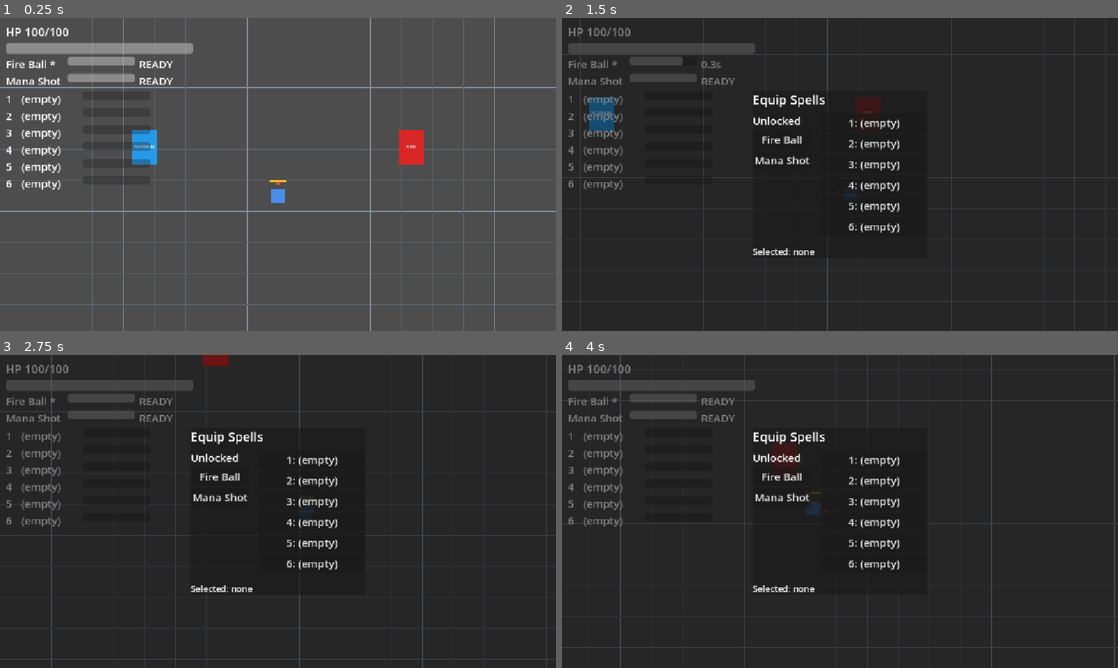
Above: before the commit, frames 1-4 (two rows, left to right).
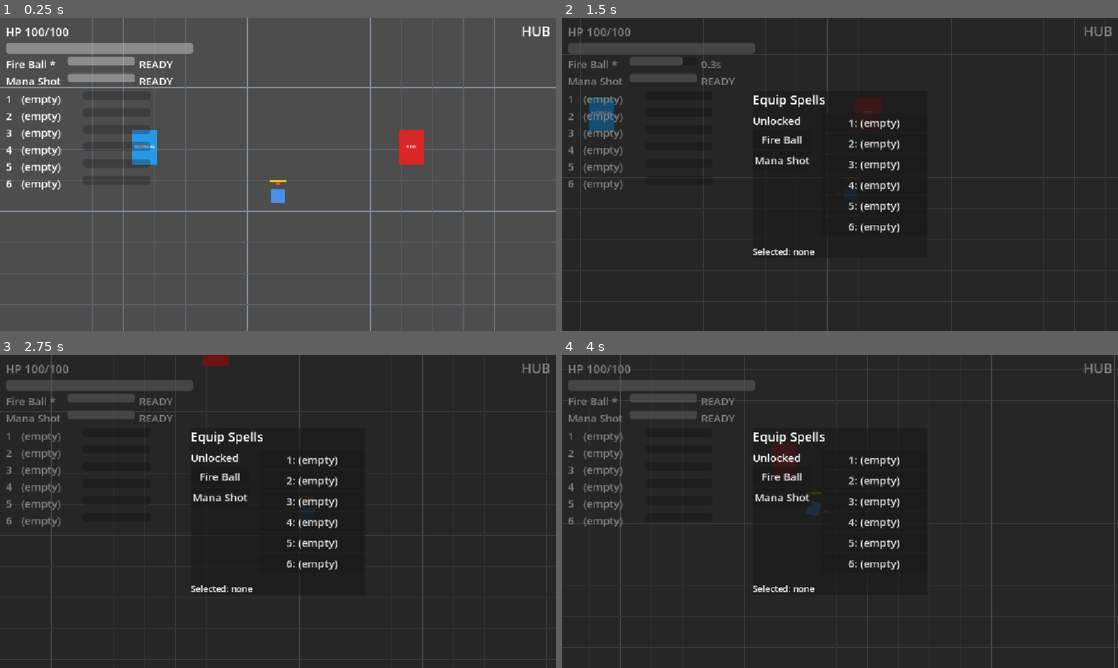
Above: after the commit, the same moments.

Repository: BestestGameStudio/gangU
Game: Godot game, scene res://scenes/main.tscn
Same seed, same stepped clock (60 frames per second), same inputs: the game is played once before the commit and once after it.
Inputs (mouse positions are in pixels of both pictures, inside the frame that each line leads up to):
- Up to frame 1 (0.25 s): no input
- Up to frame 2 (1.5 s): tap Enter at 0.5 s; move the mouse to (962, 158) at 0.52 s; hold D (move_right) 0.53-1.28 s; hold Space (cast) 0.53-1.28 s; move the mouse to (728, 190) at 1.27 s; hold S (move_down) from 1.28 s (still down); tap Tab (equip_panel) at 1.35 s
- Up to frame 3 (2.75 s): move the mouse to (333, 442) at 2.02 s; release S (move_down) at 2.03 s; hold D (move_right) from 2.03 s (still down); tap 1 at 2.1 s
- Up to frame 4 (4 s): move the mouse to (812, 574) at 2.77 s; release D (move_right) at 2.78 s; hold W (move_up) 2.78-3.53 s; tap Enter at 2.85 s; move the mouse to (1006, 558) at 3.52 s; hold A (move_left) from 3.53 s (still down); hold Space (cast) from 3.53 s (still down)

The runs differ from the first frame. In frame 1, 0.1% of the frame differs, in the area x 93-99%, y 2-6%; in frame 2, less than 0.1%; in frame 3, less than 0.1%; in frame 4, less than 0.1%.

Commit message:
#50: move area titles to screen-space CanvasLayer (top-right)
World-space Title labels rendered under or clipped by the fixed HUD zone
depending on camera offset (P5, cosmetic). Each area scene now carries its
title on a CanvasLayer anchored top-right, clear of the HUD band (left edge
452 >= 450 at native 1152), so placement is camera-independent.

Chosen tradeoff (lead judgment under the 2026-11-07 grant, not a user
decision): gate rectangles can still pass under the translucent HUD band at
some stand positions - HUD text stays legible and gates remain usable; a
universal guarantee would need a reserved screen band or per-area camera
limits, out of proportion for P5.

Harness: scripts/test50_title_layer.gd (headless) asserts layer/parent,
right anchor, HUD-band clearance, text preservation, and removal of the
world-space label for hub/dungeon_a/dungeon_b - 19/19 legs PASS locally.
Driver scripts/test50_visual.gd used for captures is a local tool, not
part of this PR.

Diff:
--- a/scenes/dungeon_a.tscn
+++ b/scenes/dungeon_a.tscn
@@ -2,11 +2,20 @@
 
 [node name="DungeonA" type="Node2D"]
 
-[node name="Title" type="Label" parent="."]
-offset_left = 380.0
-offset_top = 24.0
+[node name="TitleLayer" type="CanvasLayer" parent="."]
+
+[node name="Title" type="Label" parent="TitleLayer"]
+anchors_preset = 1
+anchor_left = 1.0
+anchor_right = 1.0
+offset_left = -700.0
+offset_top = 8.0
+offset_right = -12.0
+offset_bottom = 40.0
+grow_horizontal = 0
 theme_override_font_sizes/font_size = 28
 text = "DUNGEON A (placeholder, normal gate)"
+horizontal_alignment = 2
 
 [node name="PlayerSpawn" type="Marker2D" parent="."]
 position = Vector2(576, 560)
--- a/scenes/dungeon_b.tscn
+++ b/scenes/dungeon_b.tscn
@@ -2,11 +2,20 @@
 
 [node name="DungeonB" type="Node2D"]
 
-[node name="Title" type="Label" parent="."]
-offset_left = 380.0
-offset_top = 24.0
+[node name="TitleLayer" type="CanvasLayer" parent="."]
+
+[node name="Title" type="Label" parent="TitleLayer"]
+anchors_preset = 1
+anchor_left = 1.0
+anchor_right = 1.0
+offset_left = -700.0
+offset_top = 8.0
+offset_right = -12.0
+offset_bottom = 40.0
+grow_horizontal = 0
 theme_override_font_sizes/font_size = 28
 text = "DUNGEON B (placeholder, RED gate)"
+horizontal_alignment = 2
 
 [node name="PlayerSpawn" type="Marker2D" parent="."]
 position = Vector2(576, 560)
--- a/scenes/hub.tscn
+++ b/scenes/hub.tscn
@@ -6,11 +6,20 @@
 
 [node name="Hub" type="Node2D"]
 
-[node name="Title" type="Label" parent="."]
-offset_left = 520.0
-offset_top = 24.0
+[node name="TitleLayer" type="CanvasLayer" parent="."]
+
+[node name="Title" type="Label" parent="TitleLayer"]
+anchors_preset = 1
+anchor_left = 1.0
+anchor_right = 1.0
+offset_left = -700.0
+offset_top = 8.0
+offset_right = -12.0
+offset_bottom = 40.0
+grow_horizontal = 0
 theme_override_font_sizes/font_size = 28
 text = "HUB"
+horizontal_alignment = 2
 
 [node name="PlayerSpawn" type="Marker2D" parent="."]
 position = Vector2(576, 480)
--- /dev/null
+++ b/scripts/test50_title_layer.gd
@@ -0,0 +1,47 @@
+extends SceneTree
+## #50 harness: every area Title label must live on a screen-space
+## CanvasLayer (never clipped by / never under the fixed HUD zone), anchored
+## top-RIGHT clear of the HUD band (HUD occupies x < ~450 at native 1152).
+## World-space titles were position-dependent under the HUD zone (P5).
+
+const AREAS := {
+	"res://scenes/hub.tscn": "HUB",
+	"res://scenes/dungeon_a.tscn": "DUNGEON A (placeholder, normal gate)",
+	"res://scenes/dungeon_b.tscn": "DUNGEON B (placeholder, RED gate)",
+}
+const HUD_BAND_RIGHT := 450.0
+const VIEWPORT_W := 1152.0
+
+var failures := 0
+
+func _check(cond: bool, name: String) -> void:
+	if cond:
+		print("[50] ", name, " -> PASS")
+	else:
+		failures += 1
+		print("[50] ", name, " -> FAIL")
+
+func _initialize() -> void:
+	for path in AREAS:
+		var scene: Node = (load(path) as PackedScene).instantiate()
+		root.add_child(scene)
+		var title := scene.get_node_or_null("TitleLayer/Title") as Label
+		_check(title != null, path.get_file() + ": Title exists under TitleLayer")
+		if title == null:
+			continue
+		var layer := title.get_parent() as CanvasLayer
+		_check(layer != null, path.get_file() + ": Title parent is CanvasLayer (screen space)")
+		_check(is_equal_approx(title.anchor_right, 1.0), path.get_file() + ": Title anchored right edge")
+		var left_edge := VIEWPORT_W + title.offset_left
+		_check(left_edge >= HUD_BAND_RIGHT,
+			path.get_file() + ": Title box left edge %.0f clears HUD band %.0f" % [left_edge, HUD_BAND_RIGHT])
+		_check(title.text == AREAS[path], path.get_file() + ": Title text preserved")
+		# Old world-space Label must be gone (no direct-child Label named Title).
+		_check(scene.get_node_or_null("Title") == null, path.get_file() + ": no world-space Title remains")
+		root.remove_child(scene)
+		scene.free()
+	if failures == 0:
+		print("[50] PASS")
+	else:
+		print("[50] DONE failures=", failures)
+	quit(failures)
Not shown, added: scripts/test50_title_layer.gd.uid
